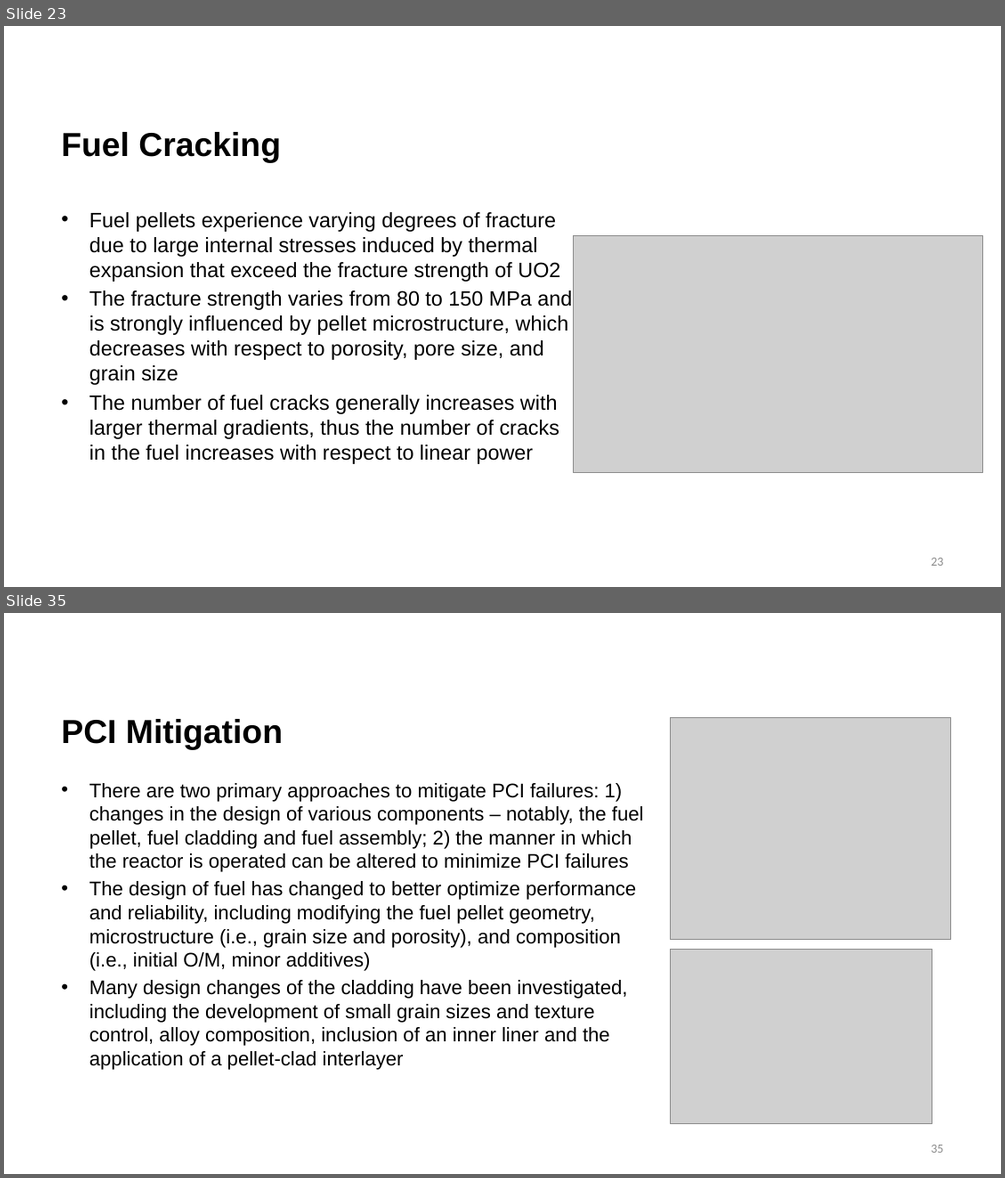
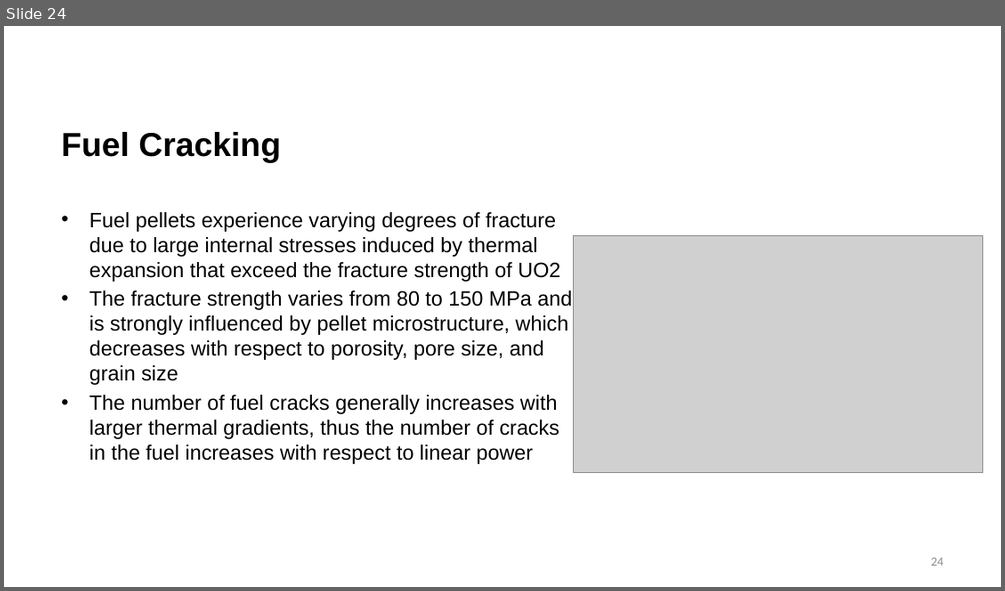
Before and after one commit to benbeeler/TEACHING, a slide deck: Nuclear_Fuel_Performance/NE533_Spring2026/Module3/Lec15_Zrcreep_PCI.pptx. Shown one above the other, each under a label of ours: slides 23 and 35 before the commit, slide 24 after it; the slides between them are not shown. The pictures are 1005x1178 and 1005x591 pixels, drawn with LibreOffice and Linux fonts; fonts in the diff are those of the drawing; grey boxes stand for pictures; background and template pictures are left out. Boxes give left, top, right and bottom in pixels: in the first picture for what was removed or moved away, otherwise in the second. Text is boxed around its words. In the diff, an @@ line names an element or a change of style, - is before the commit and + after.

```diff
--- a/Nuclear_Fuel_Performance/NE533_Spring2026/Module3/Lec15_Zrcreep_PCI.pptx
+++ b/Nuclear_Fuel_Performance/NE533_Spring2026/Module3/Lec15_Zrcreep_PCI.pptx
@@ slide 35 removed at box(4, 613, 1001, 1174), background #FFFFFF @@
@@ title removed at box(61, 719, 283, 750) @@
-PCI Mitigation
@@ picture removed at box(671, 718, 952, 940) @@
@@ text removed at box(89, 783, 644, 1070) @@
-• There are two primary approaches to mitigate PCI failures: 1) changes in the design of various components – notably, the fuel pellet, fuel cladding and fuel assembly; 2) the manner in which the reactor is operated can be altered to minimize PCI failures
-• The design of fuel has changed to better optimize performance and reliability, including modifying the fuel pellet geometry, microstructure (i.e., grain size and porosity), and composition (i.e., initial O/M, minor additives)
-• Many design changes of the cladding have been investigated, including the development of small grain sizes and texture control, alloy composition, inclusion of an inner liner and the application of a pellet-clad interlayer
@@ picture removed at box(671, 949, 932, 1124) @@
@@ page number removed at box(930, 1144, 943, 1152) @@
-35
@@ what was slide 23 is now slide 24 @@
@@ page number at box(930, 557, 943, 565): text changed @@
-23
+24
```
Also in this commit, not shown: 14 slides changed, 1 slide added, 8 other slides removed, 5 other files.
